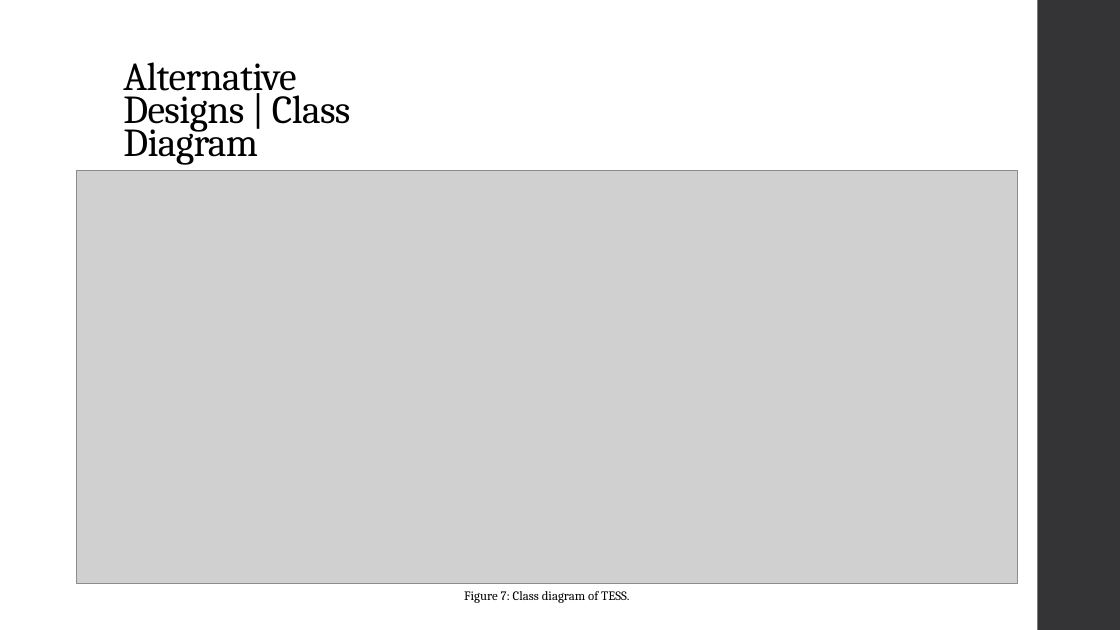
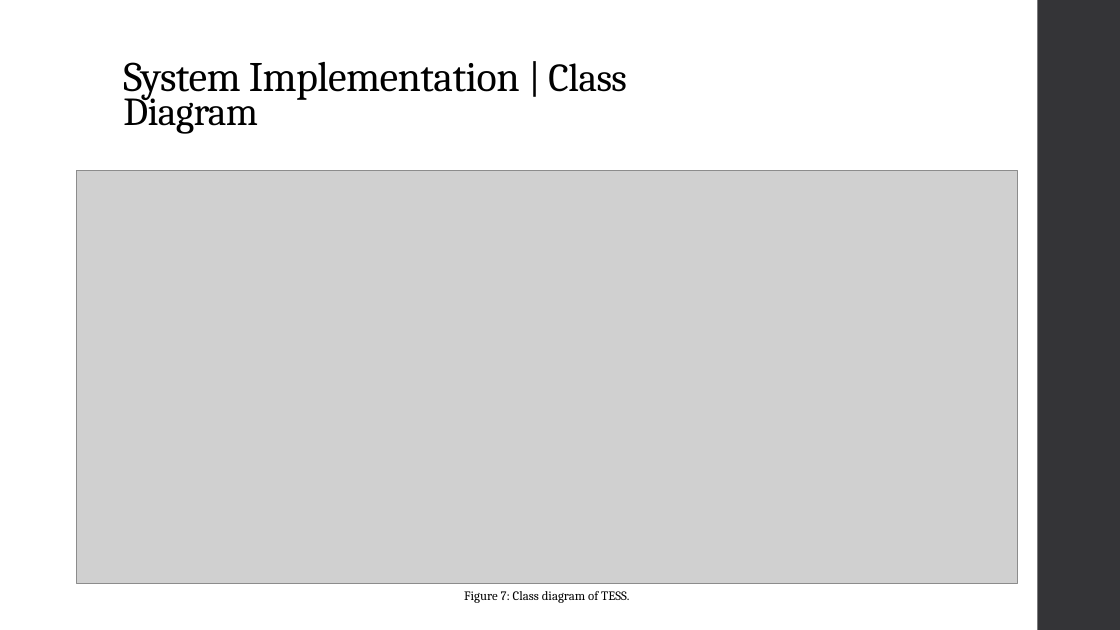
Before and after one commit to dakoval/Sudoku, a slide deck: slide 16 of Project Report/Final Project Report Presentation.pptx. Drawn at 1120x630 pixels with LibreOffice and Linux fonts; fonts in the diff are those of the drawing; grey boxes stand for pictures. Boxes give left, top, right and bottom in pixels: in the first picture for what was removed or moved away, otherwise in the second. Text is boxed around its words. In the diff, an @@ line names an element or a change of style, - is before the commit and + after.

```diff
--- a/Project Report/Final Project Report Presentation.pptx
+++ b/Project Report/Final Project Report Presentation.pptx
@@ title at <box>123,62,627,134</box>: text changed; size 34 to 36 pt @@
-Alternative Designs | Class Diagram
+System Implementation | Class Diagram
```
Also in this commit, not shown: 9 other slides changed, 2 slides removed.
